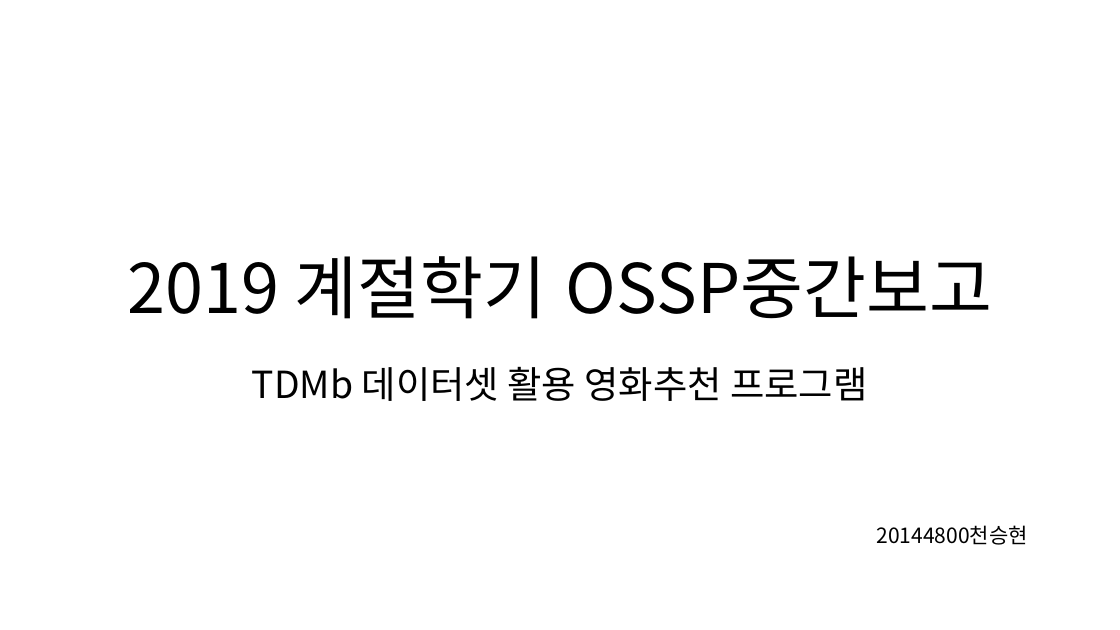
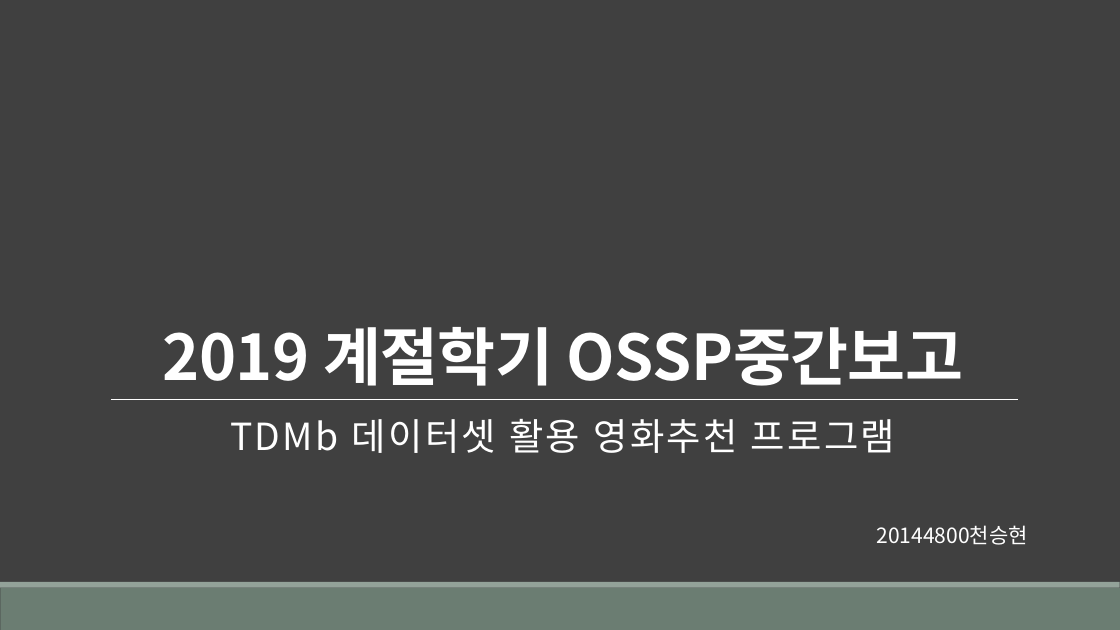
Before and after one commit to CheonSeounghyun/Movie-Analysis-System, a slide deck: slide 1 of document/2019_OSSP_Interim_announcement.pptx. Drawn at 1120x630 pixels with LibreOffice and Linux fonts; fonts in the diff are those of the drawing. Boxes give left, top, right and bottom in pixels: in the first picture for what was removed or moved away, otherwise in the second. Text is boxed around its words. In the diff, an @@ line names an element or a change of style, - is before the commit and + after.

```diff
--- a/document/2019_OSSP_Interim_announcement.pptx
+++ b/document/2019_OSSP_Interim_announcement.pptx
@@ background #FFFFFF to #404040 @@
@@ title "2019 계절학기 OSSP중간보고": place and size @@
-title "2019 계절학기 OSSP중간보고" at [127, 256, 992, 319]
+title "2019 계절학기 OSSP중간보고" at [163, 327, 963, 386]
@@ title "2019 계절학기 OSSP중간보고" at [163, 327, 963, 386]: size 58.6 to 54 pt, text colour #000000 to #FFFFFF, letter spacing 0 to -0.5 pt, bold on @@
@@ subtitle "TDMb 데이터셋 활용 영화추천 프로그램": place and size @@
-subtitle "TDMb 데이터셋 활용 영화추천 프로그램" at [252, 366, 867, 401]
+subtitle "TDMb 데이터셋 활용 영화추천 프로그램" at [230, 419, 895, 453]
@@ subtitle "TDMb 데이터셋 활용 영화추천 프로그램" at [230, 419, 895, 453]: text colour #000000 to #FFFFFF, letter spacing 0 to 2 pt @@
@@ line added from (111, 399) to (1018, 399), #FFFFFF 0.5 pt @@
@@ text "20144800천승현" at [877, 525, 1028, 545]: text colour #000000 to #FFFFFF @@
@@ rectangle added at [0, 588, 1120, 630], fill #6B7D72 @@
@@ rectangle added at [0, 582, 1120, 588], fill #93A299 @@
```
Also in this commit, not shown: 4 other slides changed, 1 slide added, 2 slides removed, 3 other files.
